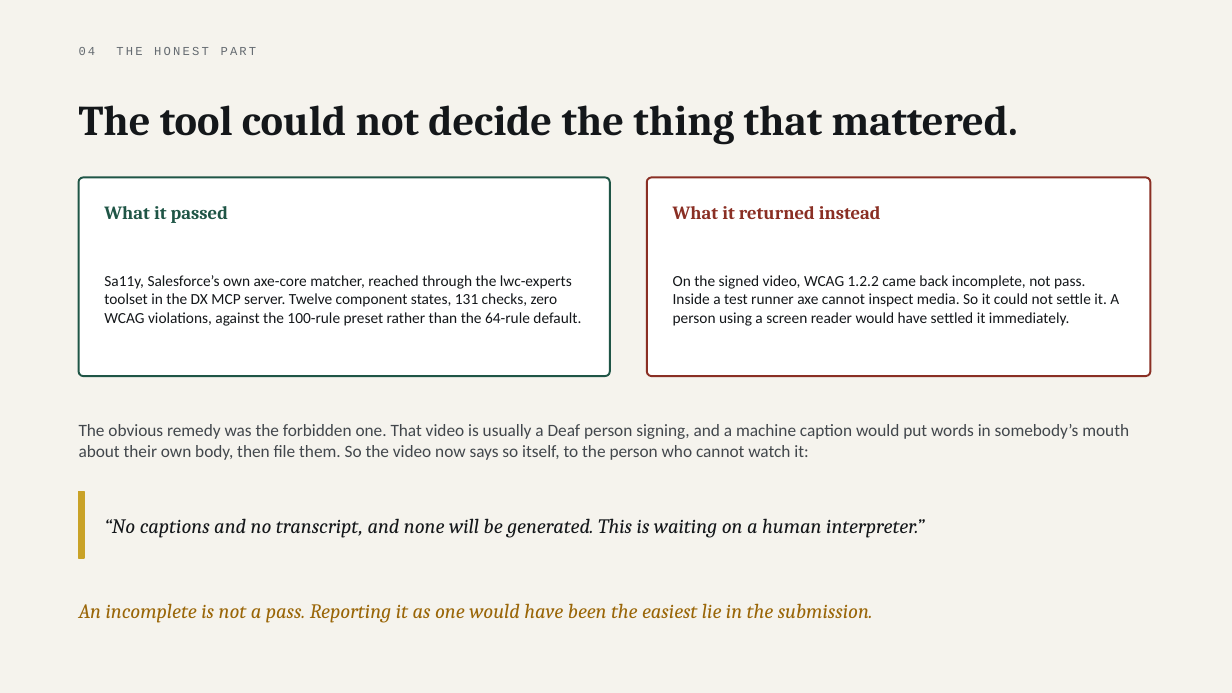
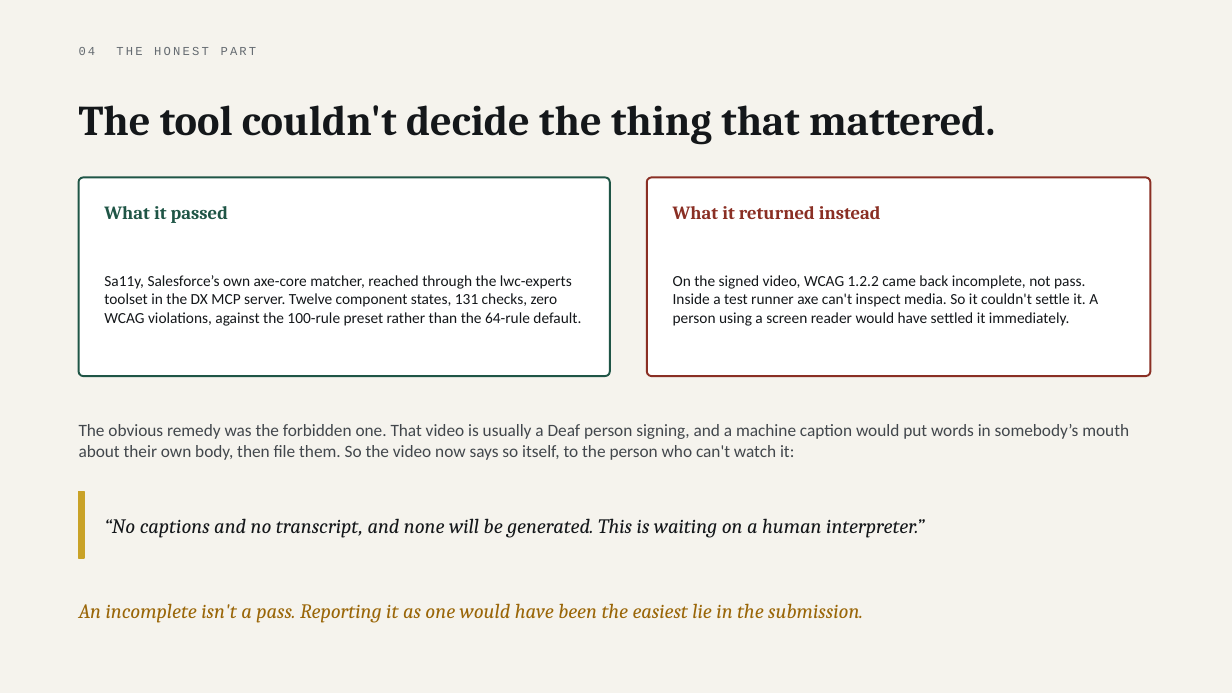
Before and after one commit to parthsevak2/curb-cut, a slide deck: slide 23 of submission/Curb-Cut.pptx. Drawn at 1232x693 pixels with LibreOffice and Linux fonts; fonts in the diff are those of the drawing. Boxes give left, top, right and bottom in pixels: in the first picture for what was removed or moved away, otherwise in the second. Text is boxed around its words. In the diff, an @@ line names an element or a change of style, - is before the commit and + after.

```diff
--- a/submission/Curb-Cut.pptx
+++ b/submission/Curb-Cut.pptx
@@ text at [79,105,995,145]: text changed @@
-The tool could not decide the thing that mattered.
+The tool couldn't decide the thing that mattered.
@@ text at [673,275,1098,326]: text changed @@
-On the signed video, WCAG 1.2.2 came back incomplete, not pass. Inside a test runner axe cannot inspect media. So it could not settle it. A person using a screen reader would have settled it immediately.
+On the signed video, WCAG 1.2.2 came back incomplete, not pass. Inside a test runner axe can't inspect media. So it couldn't settle it. A person using a screen reader would have settled it immediately.
@@ text at [79,424,1129,460]: text changed @@
-The obvious remedy was the forbidden one. That video is usually a Deaf person signing, and a machine caption would put words in somebody’s mouth about their own body, then file them. So the video now says so itself, to the person who cannot watch it:
+The obvious remedy was the forbidden one. That video is usually a Deaf person signing, and a machine caption would put words in somebody’s mouth about their own body, then file them. So the video now says so itself, to the person who can't watch it:
@@ text at [79,603,863,623]: text changed @@
-An incomplete is not a pass. Reporting it as one would have been the easiest lie in the submission.
+An incomplete isn't a pass. Reporting it as one would have been the easiest lie in the submission.
```
Also in this commit, not shown: 20 other slides changed, 2 other files.
